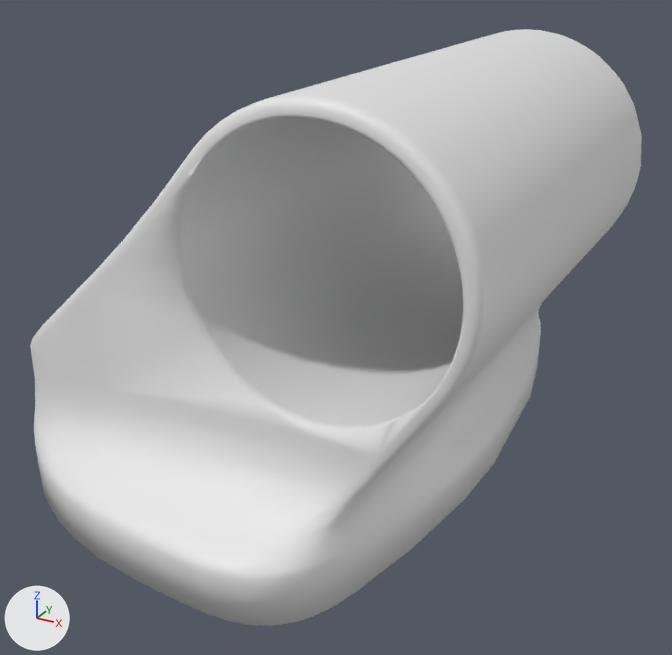
One commit to the COLLADA model public/page2/mesh016_head_pan.dae: the scene before it, then after it.
One viewpoint serves both versions: a 50 mm camera at (0.0808, -0.1489, 0.0457) aimed at (0.0005, -0.003, -0.0273). The axes (+X, +Y, +Z) are drawn at lower left. The lights are the same throughout. Materials are left out; every surface is plain grey. Vertices at the same position are counted once.

Objects in the first picture: 'Head_Pan'.
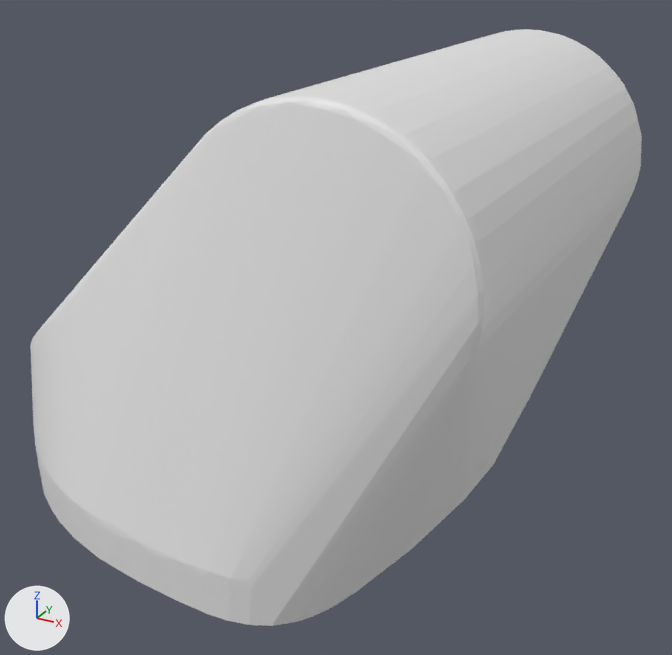
Boxes (x1, y1, x2, y2) around the edits, measured in the pictures (672 x 655 px):
part 1 of me_head_pan_002, deleted
    before: (30, 108, 627, 626)

Edits to the bpy script that builds the scene:
```text
Change me_head_pan_002:
    used by ob_head_pan; location = (0.0, 0.0, 0.0)
    remove me_head_pan_002.from_pydata(...)  # 1216 vertices, 2426 faces; spans x -0.06..0.045, y -0.0609..0.0609, z -0.05..0.0249
    add me_head_pan_002.from_pydata(...)  # 359 vertices, 714 faces; spans x -0.06..0.045, y -0.0609..0.0609, z -0.05..0.0249
    me_head_pan_002 part 1: 857 vertices removed from x -0.0583..0.0437, y -0.0606..0.0604, z -0.05..0.023
```
